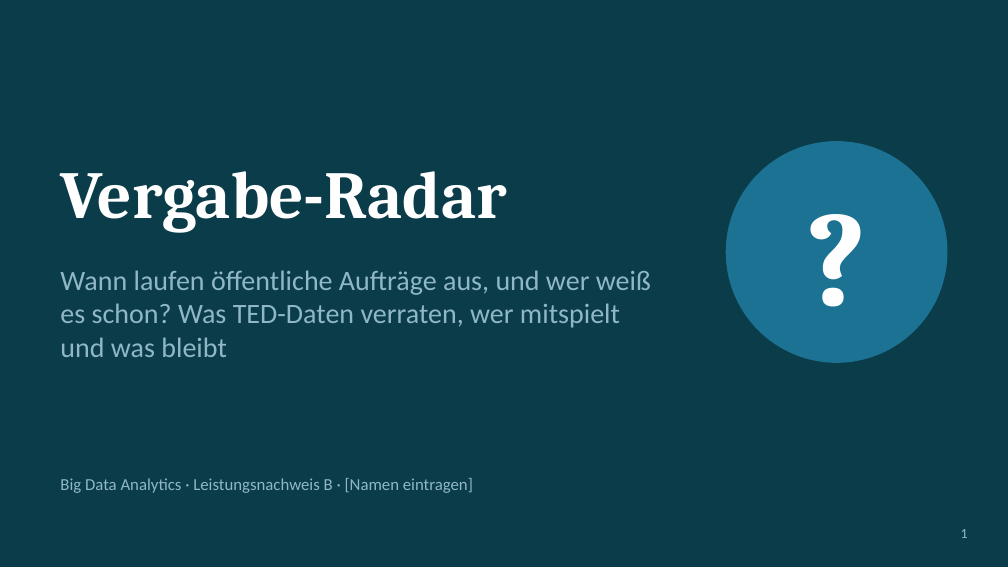
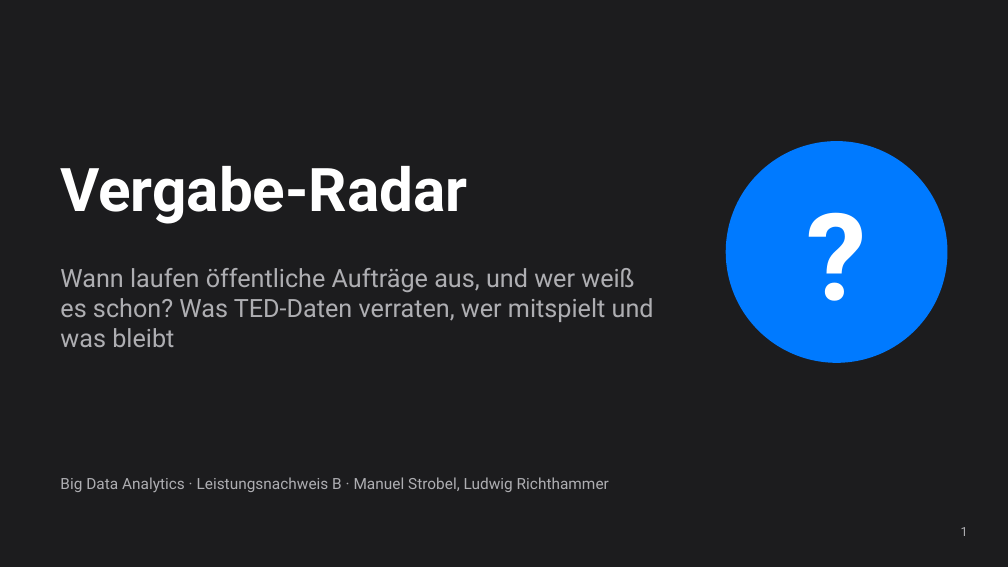
Before and after one commit to ludwigrichthammer9-web/vergabe_radar, a slide deck: slide 1 of docs/vortrag/vortrag_vergabe_radar.pptx. Drawn at 1008x567 pixels with LibreOffice and Linux fonts; fonts in the diff are those of the drawing. Boxes give left, top, right and bottom in pixels: in the first picture for what was removed or moved away, otherwise in the second. Text is boxed around its words. In the diff, an @@ line names an element or a change of style, - is before the commit and + after.

```diff
--- a/docs/vortrag/vortrag_vergabe_radar.pptx
+++ b/docs/vortrag/vortrag_vergabe_radar.pptx
@@ background #0B3C49 to #1C1C1E @@
@@ text "?" at (726, 141, 948, 363): size 96 to 86.5 pt, font Cambria to Roboto @@
@@ ellipse at (726, 141, 948, 363): fill #1C7293 to #007AFF @@
@@ text "Vergabe-Radar" at (60, 166, 467, 224): size 48 to 43 pt, font Cambria to Roboto @@
@@ text "Wann laufen öffentliche Aufträge aus, ..." at (60, 268, 654, 347): size 20 to 18 pt, font Calibri to Roboto, text colour #8FB8C4 to #AEAEB2 @@
@@ text at (60, 477, 609, 492): text changed; size 12 to 11 pt; font Calibri to Roboto; text colour #8FB8C4 to #AEAEB2 @@
-Big Data Analytics · Leistungsnachweis B · [Namen eintragen]
+Big Data Analytics · Leistungsnachweis B · Manuel Strobel, Ludwig Richthammer
@@ text "1" at (961, 527, 968, 536): size 10 to 9 pt, font Calibri to Roboto, text colour #8FB8C4 to #AEAEB2 @@
```
Also in this commit, not shown: 10 other slides changed, 1 slide added, 1 slide removed, 7 other files.
